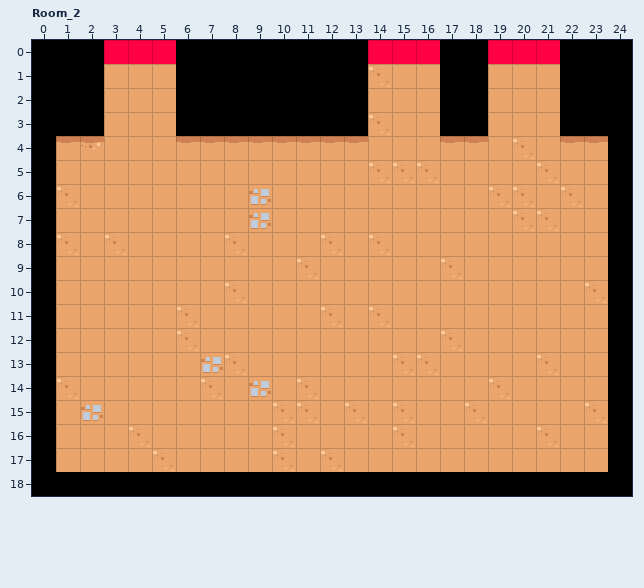
Two states of a LDtk project, assets/map.ldtk. The picture above was drawn from the file before the commit.
Cells are 16x16 px. Shown: Room_2 x 0..24, y 0..18. The commit also changed other parts of the map, which this record leaves out.
The result:
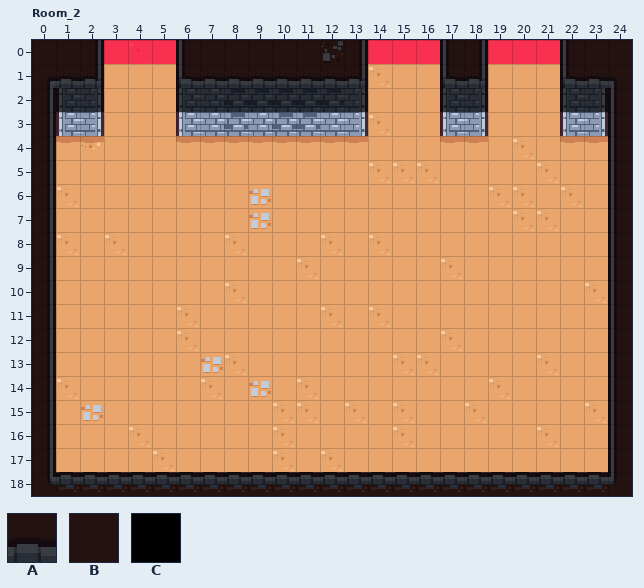
Key: from "Collision": A 1 "Collider"; from "Foreground": B 2 "Ceiling"; from "Terrain": C 2 "Ceiling".
_ is an empty cell.
Tiles of an added or newly shown layer are drawn over the layers below it.
See-through tiles are keyed as they look on the map.
Edits made:
{"change": "layer \"Collision\" opacity 100% -> 70%"}
{"where": "layer \"Background\""}
{"y":0,"x":0,"old":"CCC","new":"___"}
{"y":0,"x":6,"old":"CCCCCCCC","new":"________"}
{"y":0,"x":17,"old":"CC","new":"__"}
{"y":0,"x":22,"old":"CCC","new":"___"}
{"y":1,"x":0,"old":"CCC","new":"___"}
{"y":1,"x":6,"old":"CCCCCCCC","new":"________"}
{"y":1,"x":17,"old":"CC","new":"__"}
{"y":1,"x":22,"old":"CCC","new":"___"}
{"y":2,"x":0,"old":"C","new":"_"}
{"y":2,"x":24,"old":"C","new":"_"}
{"y":3,"x":0,"old":"C","new":"_"}
{"y":3,"x":24,"old":"C","new":"_"}
{"y":4,"x":0,"old":"C","new":"_"}
{"y":4,"x":24,"old":"C","new":"_"}
{"y":5,"x":0,"old":"C","new":"_"}
{"y":5,"x":24,"old":"C","new":"_"}
{"y":6,"x":0,"old":"C","new":"_"}
{"y":6,"x":24,"old":"C","new":"_"}
{"y":7,"x":0,"old":"C","new":"_"}
{"y":7,"x":24,"old":"C","new":"_"}
{"y":8,"x":0,"old":"C","new":"_"}
{"y":8,"x":24,"old":"C","new":"_"}
{"y":9,"x":0,"old":"C","new":"_"}
{"y":9,"x":24,"old":"C","new":"_"}
{"y":10,"x":0,"old":"C","new":"_"}
{"y":10,"x":24,"old":"C","new":"_"}
{"y":11,"x":0,"old":"C","new":"_"}
{"y":11,"x":24,"old":"C","new":"_"}
{"y":12,"x":0,"old":"C","new":"_"}
{"y":12,"x":24,"old":"C","new":"_"}
{"y":13,"x":0,"old":"C","new":"_"}
{"y":13,"x":24,"old":"C","new":"_"}
{"y":14,"x":0,"old":"C","new":"_"}
{"y":14,"x":24,"old":"C","new":"_"}
{"y":15,"x":0,"old":"C","new":"_"}
{"y":15,"x":24,"old":"C","new":"_"}
{"y":16,"x":0,"old":"C","new":"_"}
{"y":16,"x":24,"old":"C","new":"_"}
{"y":17,"x":0,"old":"C","new":"_"}
{"y":17,"x":24,"old":"C","new":"_"}
{"y":18,"x":0,"old":"CCCCCCCCCCCCCCCCCCCCCCCCC","new":"_________________________"}
{"where": "layer \"Foreground\" (added)"}
{"y":0,"x":0,"old":"___","new":"BBB"}
{"y":0,"x":6,"old":"________","new":"BBBBBBBB"}
{"y":0,"x":17,"old":"__","new":"BB"}
{"y":0,"x":22,"old":"___","new":"BBB"}
{"y":1,"x":0,"old":"___","new":"BBB"}
{"y":1,"x":6,"old":"________","new":"BBBBBBBB"}
{"y":1,"x":17,"old":"__","new":"BB"}
{"y":1,"x":22,"old":"___","new":"BBB"}
{"y":2,"x":0,"old":"_","new":"B"}
{"y":2,"x":24,"old":"_","new":"B"}
{"y":3,"x":0,"old":"_","new":"B"}
{"y":3,"x":24,"old":"_","new":"B"}
{"y":4,"x":0,"old":"_","new":"B"}
{"y":4,"x":24,"old":"_","new":"B"}
{"y":5,"x":0,"old":"_","new":"B"}
{"y":5,"x":24,"old":"_","new":"B"}
{"y":6,"x":0,"old":"_","new":"B"}
{"y":6,"x":24,"old":"_","new":"B"}
{"y":7,"x":0,"old":"_","new":"B"}
{"y":7,"x":24,"old":"_","new":"B"}
{"y":8,"x":0,"old":"_","new":"B"}
{"y":8,"x":24,"old":"_","new":"B"}
{"y":9,"x":0,"old":"_","new":"B"}
{"y":9,"x":24,"old":"_","new":"B"}
{"y":10,"x":0,"old":"_","new":"B"}
{"y":10,"x":24,"old":"_","new":"B"}
{"y":11,"x":0,"old":"_","new":"B"}
{"y":11,"x":24,"old":"_","new":"B"}
{"y":12,"x":0,"old":"_","new":"B"}
{"y":12,"x":24,"old":"_","new":"B"}
{"y":13,"x":0,"old":"_","new":"B"}
{"y":13,"x":24,"old":"_","new":"B"}
{"y":14,"x":0,"old":"_","new":"B"}
{"y":14,"x":24,"old":"_","new":"B"}
{"y":15,"x":0,"old":"_","new":"B"}
{"y":15,"x":24,"old":"_","new":"B"}
{"y":16,"x":0,"old":"_","new":"B"}
{"y":16,"x":24,"old":"_","new":"B"}
{"y":17,"x":0,"old":"_","new":"B"}
{"y":17,"x":24,"old":"_","new":"B"}
{"y":18,"x":0,"old":"_________________________","new":"BBBBBBBBBBBBBBBBBBBBBBBBB"}
{"where": "layer \"Collision\""}
{"y":3,"x":1,"old":"AA","new":"__"}
{"y":3,"x":6,"old":"AAAAAAAA","new":"________"}
{"y":3,"x":17,"old":"AA","new":"__"}
{"y":3,"x":22,"old":"AA","new":"__"}
